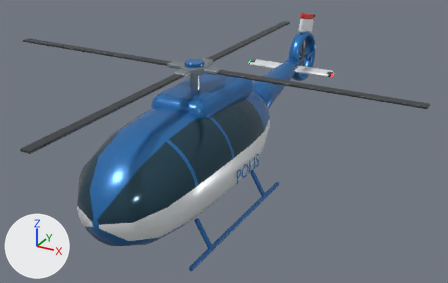
The Blender file source_blender/Polishelikopter.blend: old version first, new version second.
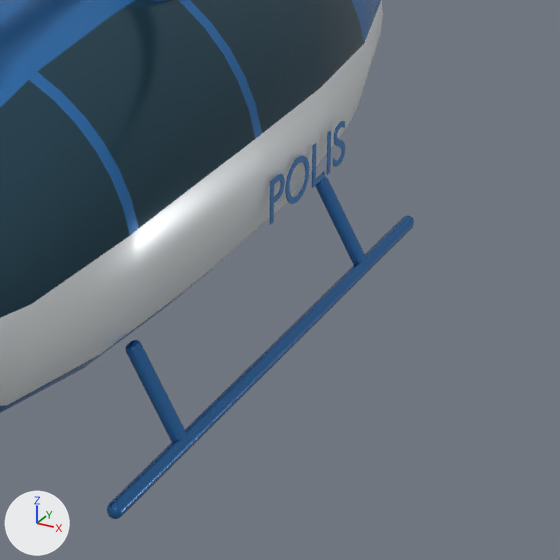
The first picture shows the older version from a 50 mm camera at (6.09, -10.15, 6.73) aimed at (0.18, 0.59, 1.36). The close-ups show the older and then the newer version on the part from 35% to 72% of the width and 42% to 100% of the height of that picture. Only the edits that show in the close-ups are written down. The axes (+X, +Y, +Z) are drawn at lower left. The lights are the same throughout.

The first close-up shows 'Glazed passenger fuselage', 'Landing runner.001', 'Police fuselage lettering.001', 'Skid strut.002', 'Skid strut.003'.
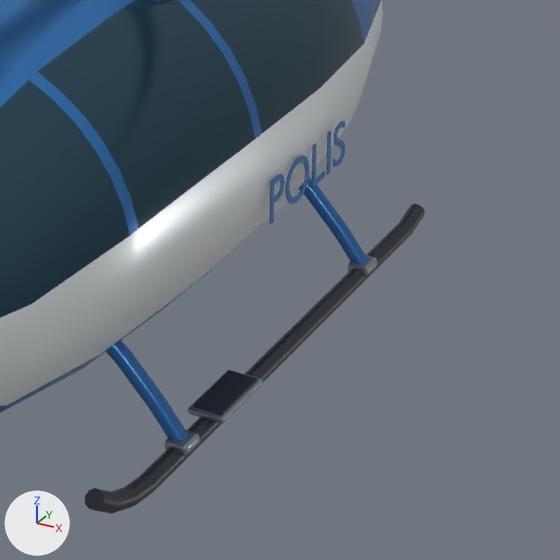
Pixel boxes (x1, y1, x2, y2) of what changed, in the close-ups (560 x 560 px):
'Tubular landing skid.001', added
    after: (85, 204, 425, 514)
'Landing runner.001', deleted
    before: (107, 215, 414, 519)
'Landing skid cross brace.002', added (blue)
    after: (106, 341, 189, 441)
'Skid strut.002', deleted (blue)
    before: (125, 340, 187, 442)
'Landing skid cross brace.003', added (blue)
    after: (298, 177, 368, 263)
'Cabin step grip.001', added
    after: (193, 370, 258, 415)
'Skid strut.003', deleted (blue)
    before: (315, 177, 367, 265)
'Cabin access step.001', added
    after: (188, 370, 263, 424)
'Landing skid saddle.002', added
    after: (165, 430, 200, 456)
'Landing skid saddle.003', added
    after: (348, 255, 377, 276)

The change, as a diff of the scene's bpy script:
```diff
--- a/source_blender/Polishelikopter.blend.py
+++ b/source_blender/Polishelikopter.blend.py
@@ cu_landing_skid_cross_brace_003 @@
+cu_landing_skid_cross_brace_003 = bpy.data.curves.new('Landing skid cross brace.003', 'CURVE')
+cu_landing_skid_cross_brace_003.dimensions = '3D'
+_sp = cu_landing_skid_cross_brace_003.splines.new('POLY'); _sp.points.add(3)
+_sp.points.foreach_set('co', [0.47, 0.78, 0.81, 1.0, 0.71, 0.78, 0.61, 1.0, 0.92, 0.78, 0.38, 1.0, 1.08, 0.78, 0.17, 1.0])
+cu_landing_skid_cross_brace_003.materials.append(mat_polis_blue_lacquer)  # blue #2c73b5
+cu_landing_skid_cross_brace_003.bevel_resolution = 3
+cu_landing_skid_cross_brace_003.bevel_depth = 0.054
+cu_landing_skid_cross_brace_003.fill_mode = 'FULL'
+cu_landing_skid_cross_brace_003.use_fill_caps = True
@@ cu_landing_skid_cross_brace_002 @@
+cu_landing_skid_cross_brace_002 = bpy.data.curves.new('Landing skid cross brace.002', 'CURVE')
+cu_landing_skid_cross_brace_002.dimensions = '3D'
+_sp = cu_landing_skid_cross_brace_002.splines.new('POLY'); _sp.points.add(3)
+_sp.points.foreach_set('co', [0.47, -1.55, 0.81, 1.0, 0.71, -1.55, 0.61, 1.0, 0.92, -1.55, 0.38, 1.0, 1.08, -1.55, 0.17, 1.0])
+cu_landing_skid_cross_brace_002.materials.append(mat_polis_blue_lacquer)  # blue #2c73b5
+cu_landing_skid_cross_brace_002.bevel_resolution = 3
+cu_landing_skid_cross_brace_002.bevel_depth = 0.054
+cu_landing_skid_cross_brace_002.fill_mode = 'FULL'
+cu_landing_skid_cross_brace_002.use_fill_caps = True
@@ cu_tubular_landing_skid_001 @@
+cu_tubular_landing_skid_001 = bpy.data.curves.new('Tubular landing skid.001', 'CURVE')
+cu_tubular_landing_skid_001.dimensions = '3D'
+_sp = cu_tubular_landing_skid_001.splines.new('POLY'); _sp.points.add(5)
+_sp.points.foreach_set('co', [1.08, -2.46, 0.35, 1.0, 1.08, -2.3, 0.23, 1.0, 1.08, -2.13, 0.16, 1.0, 1.08, -1.94, 0.13, 1.0, 1.08, 1.45, 0.13, 1.0, 1.08, 1.64, 0.18, 1.0])
+cu_tubular_landing_skid_001.materials.append(mat_graphite_composite)  # dark grey #353a3f
+cu_tubular_landing_skid_001.bevel_resolution = 3
+cu_tubular_landing_skid_001.bevel_depth = 0.057
+cu_tubular_landing_skid_001.fill_mode = 'FULL'
+cu_tubular_landing_skid_001.use_fill_caps = True
@@ ob_landing_runner_001 @@
-ob_landing_runner_001 = bpy.data.objects.new('Landing runner.001', me_cube_003)
@@ ob_skid_strut_002 @@
-ob_skid_strut_002 = bpy.data.objects.new('Skid strut.002', me_cube_004)
@@ ob_skid_strut_003 @@
-ob_skid_strut_003 = bpy.data.objects.new('Skid strut.003', me_cube_005)
@@ ob_cabin_step_grip_001 @@
+ob_cabin_step_grip_001 = bpy.data.objects.new('Cabin step grip.001', me_cube_007_1)  # 96 vertices, 98 faces; spans x -0.098..0.098, y -0.215..0.215, z -0.007..0.007; in mat_graphite_composite (dark grey #353a3f)
+ob_cabin_step_grip_001.parent = ob_polishelikopter
+ob_cabin_step_grip_001.location = (1.08, -1.05, 0.221)
@@ ob_cabin_access_step_001 @@
+ob_cabin_access_step_001 = bpy.data.objects.new('Cabin access step.001', me_cube_006_1)  # 96 vertices, 98 faces; spans x -0.118..0.118, y -0.245..0.245, z -0.022..0.022; in mat_rotor_hardware (grey #99a4aa)
+ob_cabin_access_step_001.parent = ob_polishelikopter
+ob_cabin_access_step_001.location = (1.08, -1.05, 0.195)
@@ ob_landing_skid_saddle_003 @@
+ob_landing_skid_saddle_003 = bpy.data.objects.new('Landing skid saddle.003', me_cube_005_1)  # 96 vertices, 98 faces; spans x -0.074..0.074, y -0.084..0.084, z -0.038..0.038; in mat_rotor_hardware (grey #99a4aa)
+ob_landing_skid_saddle_003.parent = ob_polishelikopter
+ob_landing_skid_saddle_003.location = (1.08, 0.78, 0.173)
@@ ob_landing_skid_cross_brace_003 @@
+ob_landing_skid_cross_brace_003 = bpy.data.objects.new('Landing skid cross brace.003', cu_landing_skid_cross_brace_003)
+ob_landing_skid_cross_brace_003.parent = ob_polishelikopter
+ob_landing_skid_cross_brace_003.location = (0.0, 0.0, 0.0)
@@ ob_landing_skid_saddle_002 @@
+ob_landing_skid_saddle_002 = bpy.data.objects.new('Landing skid saddle.002', me_cube_004_1)  # 96 vertices, 98 faces; spans x -0.074..0.074, y -0.084..0.084, z -0.038..0.038; in mat_rotor_hardware (grey #99a4aa)
+ob_landing_skid_saddle_002.parent = ob_polishelikopter
+ob_landing_skid_saddle_002.location = (1.08, -1.55, 0.173)
@@ ob_landing_skid_cross_brace_002 @@
+ob_landing_skid_cross_brace_002 = bpy.data.objects.new('Landing skid cross brace.002', cu_landing_skid_cross_brace_002)
+ob_landing_skid_cross_brace_002.parent = ob_polishelikopter
+ob_landing_skid_cross_brace_002.location = (0.0, 0.0, 0.0)
@@ ob_tubular_landing_skid_001 @@
+ob_tubular_landing_skid_001 = bpy.data.objects.new('Tubular landing skid.001', cu_tubular_landing_skid_001)
+ob_tubular_landing_skid_001.parent = ob_polishelikopter
+ob_tubular_landing_skid_001.location = (0.0, 0.0, 0.0)
```
